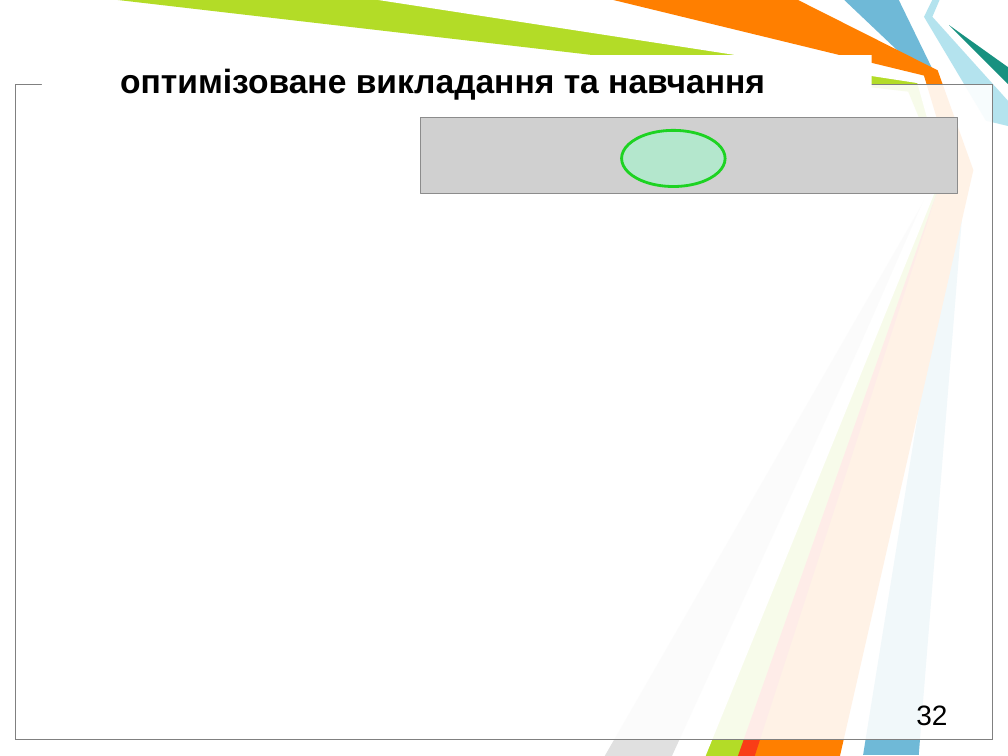
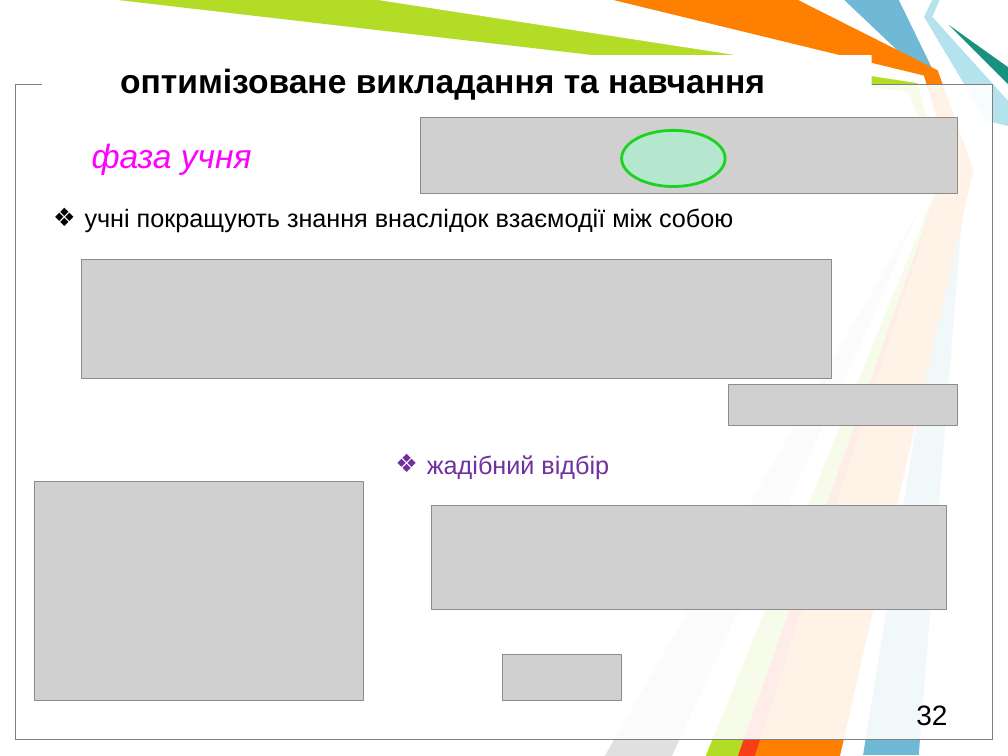
Before and after one commit to l432/NMK, a slide deck: slide 32 of Lecture/DAAD/DAAD_MetaH.pptm. Drawn at 1008x756 pixels with LibreOffice and Linux fonts; fonts in the diff are those of the drawing; grey boxes stand for pictures; background and template pictures are left out. Boxes give left, top, right and bottom in pixels: in the first picture for what was removed or moved away, otherwise in the second. Text is boxed around its words. In the diff, an @@ line names an element or a change of style, - is before the commit and + after.

```diff
--- a/Lecture/DAAD/DAAD_MetaH.pptm
+++ b/Lecture/DAAD/DAAD_MetaH.pptm
@@ text added at box(92, 143, 252, 175), 24 pt, text #FF00FF, italic @@
+фаза учня
@@ text added at box(85, 208, 733, 233), 18 pt, text #000000 @@
+❖ учні покращують знання внаслідок взаємодії між собою
@@ picture added at box(82, 259, 832, 379) @@
@@ picture added at box(729, 384, 958, 424) @@
@@ text added at box(427, 455, 609, 480), 18 pt, text #7030A0 @@
+❖ жадібний відбір
@@ picture added at box(34, 482, 363, 702) @@
@@ picture added at box(431, 506, 947, 610) @@
@@ picture added at box(503, 655, 622, 702) @@
```
Also in this commit, not shown: 3 other slides changed.
